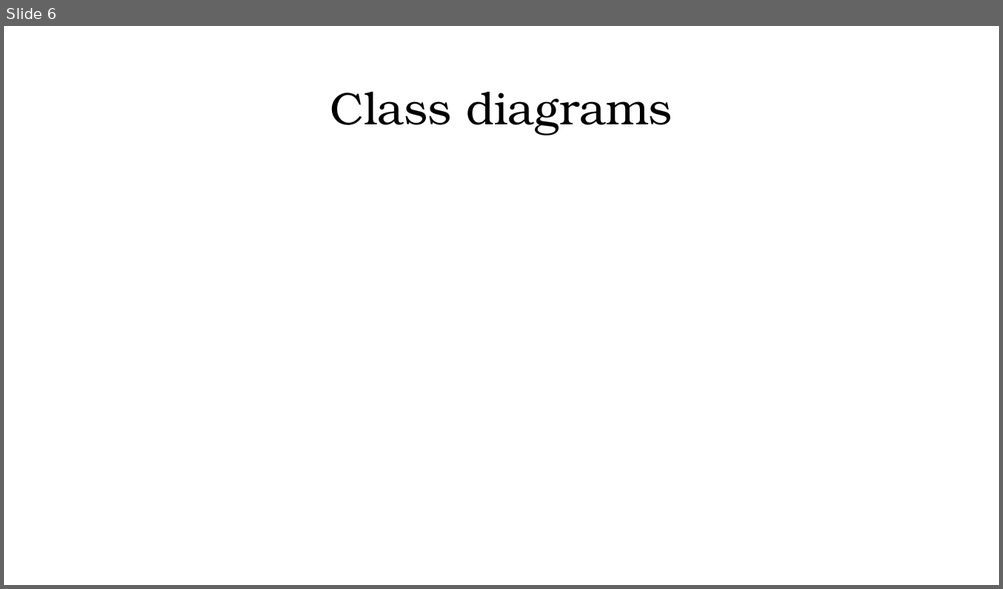
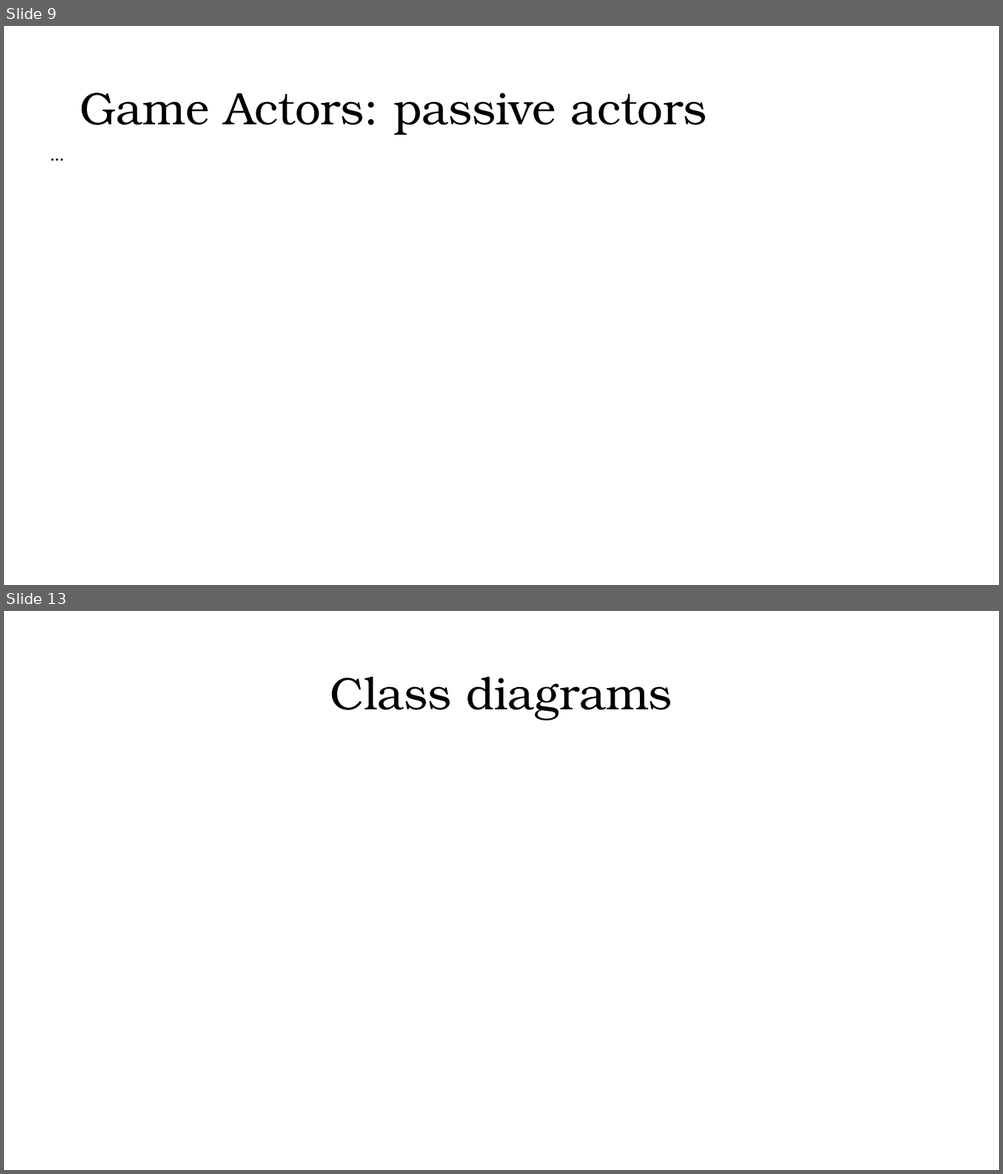
Before and after one commit to george2209/PlanesAndShips, a slide deck: PlanesAndShips/docs/ProjectDocumentation.pptx. Shown one above the other, each under a label of ours: slide 6 before the commit, slides 9 and 13 after it; the slides between them are not shown. The pictures are 1003x589 and 1003x1174 pixels, drawn with LibreOffice and Linux fonts; fonts in the diff are those of the drawing; background and template pictures are left out. Boxes give left, top, right and bottom in pixels: in the first picture for what was removed or moved away, otherwise in the second. Text is boxed around its words. In the diff, an @@ line names an element or a change of style, - is before the commit and + after.

```diff
--- a/PlanesAndShips/docs/ProjectDocumentation.pptx
+++ b/PlanesAndShips/docs/ProjectDocumentation.pptx
@@ slide 9 added at box(4, 26, 999, 585), background #FFFFFF @@
@@ title added at box(79, 93, 706, 135), 44 pt, text #000000 @@
+Game Actors: passive actors
@@ text added at box(43, 138, 540, 192), 18 pt, text #000000 @@
+…
@@ what was slide 6 is now slide 13 @@
```
Also in this commit, not shown: 2 slides changed, 7 other slides added, 5 other files.
